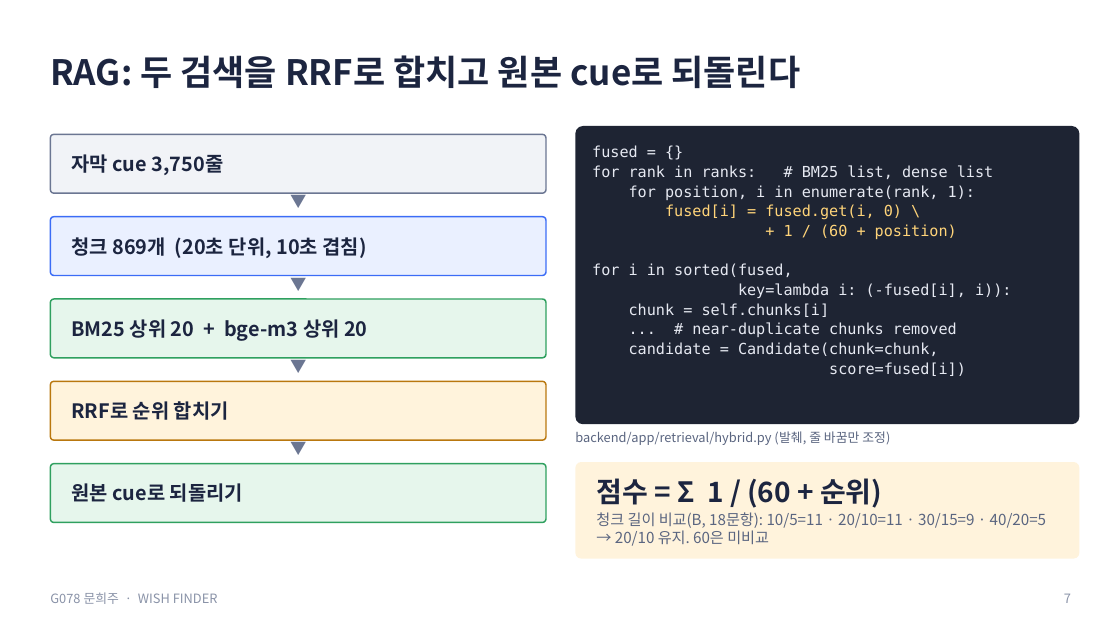
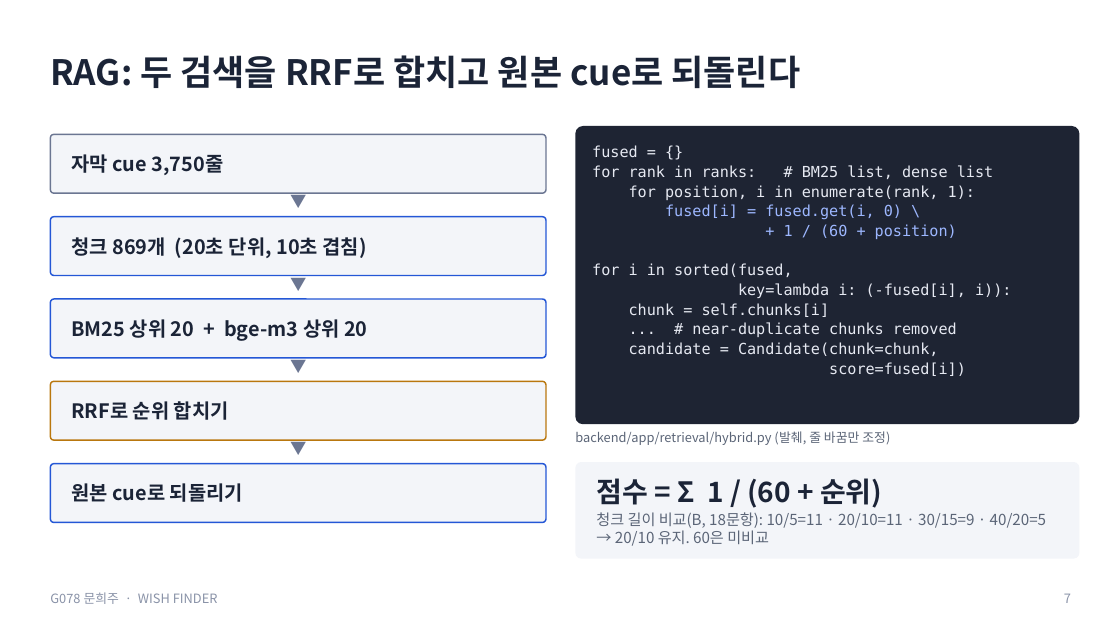
Before and after one commit to creepygrape/skala-AICapstone-mini-2, a slide deck: slide 7 of docs/exec/G078_문희주_발표.pptx. Drawn at 1120x630 pixels with LibreOffice and Linux fonts; fonts in the diff are those of the drawing. Boxes give left, top, right and bottom in pixels: in the first picture for what was removed or moved away, otherwise in the second. Text is boxed around its words. In the diff, an @@ line names an element or a change of style, - is before the commit and + after.

```diff
--- a/docs/exec/G078_문희주_발표.pptx
+++ b/docs/exec/G078_문희주_발표.pptx
@@ text at box(665, 204, 957, 239): text colour #FFD479 to #9DB7FF in "fused[i] = fused.get(i, 0) \", "+ 1 / (60 + position)" @@
@@ rounded rectangle at box(50, 217, 546, 276): fill #EAF0FF to #F3F5F9; outline #3B6CF6 1.25 pt to #2457D6 1.25 pt @@
@@ rounded rectangle at box(50, 299, 546, 358): fill #E6F6EC to #F3F5F9; outline #2FA05F 1.25 pt to #2457D6 1.25 pt @@
@@ rounded rectangle at box(50, 381, 546, 440): fill #FFF3DC to #F3F5F9 @@
@@ rounded rectangle at box(50, 464, 546, 523): fill #E6F6EC to #F3F5F9; outline #2FA05F 1.25 pt to #2457D6 1.25 pt @@
@@ text colour #1C2540 to #1B2437 in 4 elements at box(71, 237, 367, 258), box(71, 319, 367, 341), box(71, 401, 229, 420), box(71, 483, 243, 502) @@
@@ rounded rectangle at box(576, 462, 1080, 559): fill #FFF3DC to #F3F5F9 @@
@@ text "점수 = Σ 1 / ..." at box(596, 478, 1046, 546): text colour #1C2540 to #1B2437 in "점수 = Σ 1 / (60 + ..."; text colour #5A6580 to #5B6577 in "청크 길이 비교(B, 18문항): 10/5=11 · 20/10=11 ..." @@
```
Also in this commit, not shown: 11 other slides changed, 8 other files.
